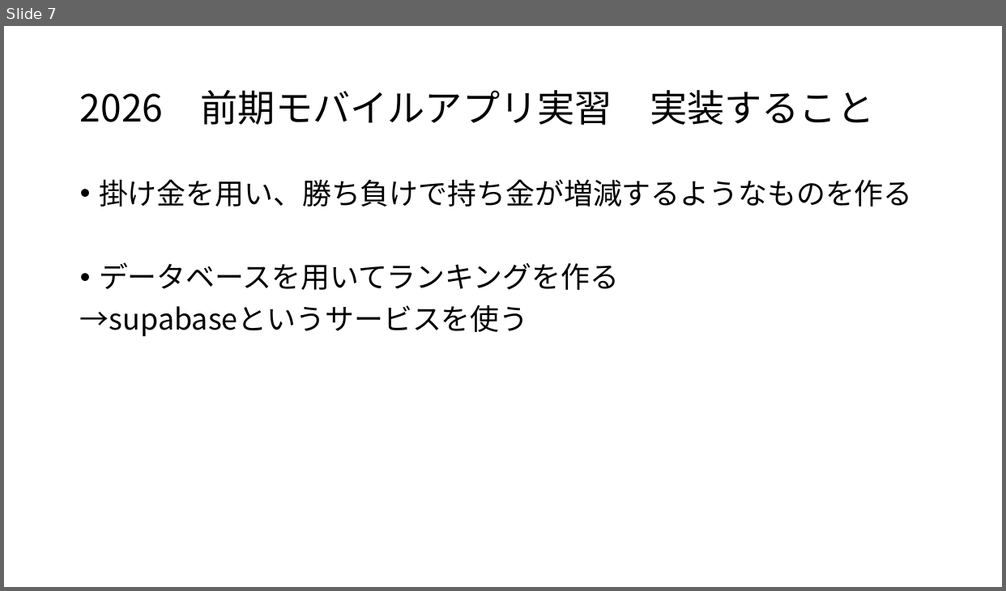
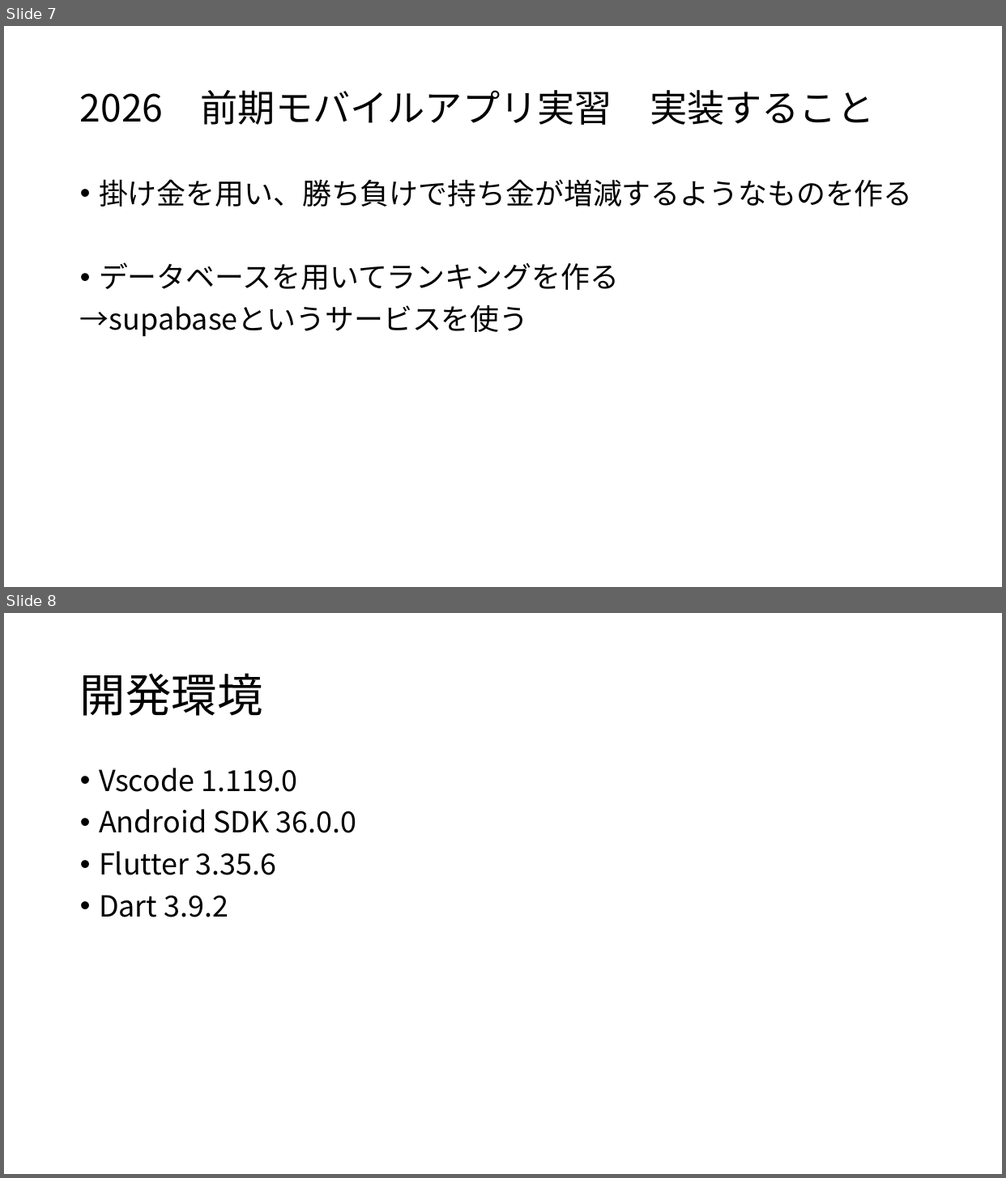
Before and after one commit to ra-men-zuruzuru/flutter_2025, a slide deck: モバイル開発実習_数あてゲームプレゼン資料.pptx. Shown one above the other, each under a label of ours: slide 7 before the commit, slides 7 and 8 after it. The pictures are 1006x591 and 1006x1178 pixels, drawn with LibreOffice and Linux fonts; fonts in the diff are those of the drawing. Boxes give left, top, right and bottom in pixels: in the first picture for what was removed or moved away, otherwise in the second. Text is boxed around its words. In the diff, an @@ line names an element or a change of style, - is before the commit and + after.

Commit message:
スライドに開発環境を追加記述

```diff
--- a/モバイル開発実習_数あてゲームプレゼン資料.pptx
+++ b/モバイル開発実習_数あてゲームプレゼン資料.pptx
@@ slide 8 added at [4, 613, 1002, 1174], background #FFFFFF @@
@@ title added at [80, 673, 263, 716], 44 pt, text #000000 @@
+開発環境
@@ text added at [99, 768, 357, 918], 28 pt, text #000000 @@
+• Vscode 1.119.0
+• Android SDK 36.0.0
+• Flutter 3.35.6
+• Dart 3.9.2
```
